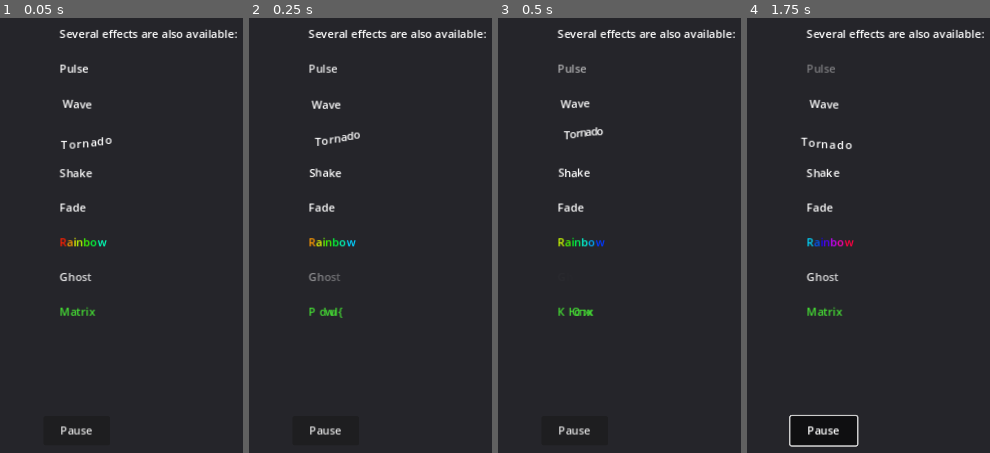
Above: before the commit, frames 1-4 (left to right).
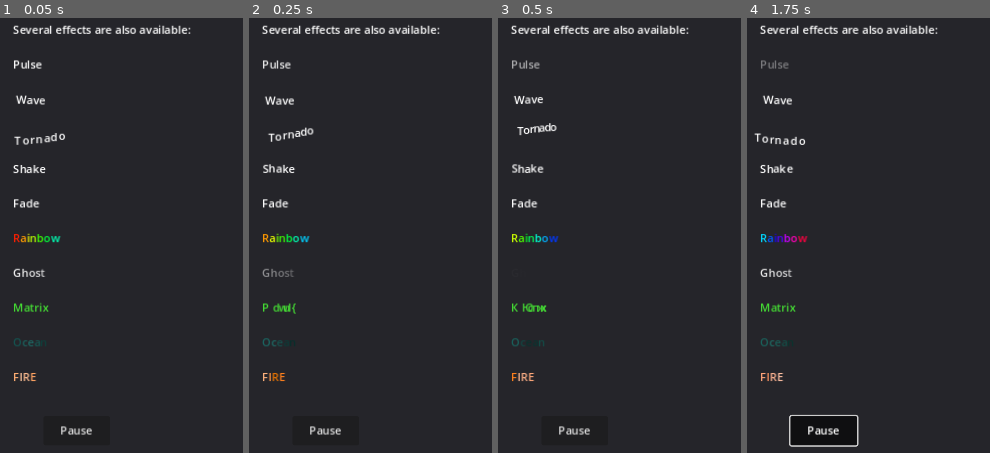
Above: after the commit, the same moments.

Repository: tommyettinger/textratrader
Game: Godot game, scene res://rich_text_bbcode.tscn
Two runs of this game, one before a commit and one after it. Both use one fixed random seed, a clock stepped at 60 frames per second and the inputs below.
Inputs:
- Up to frame 1 (0.05 s): no input
- Up to frame 2 (0.25 s): no input
- Up to frame 3 (0.5 s): no input
- Up to frame 4 (1.75 s): click "Pause" at 1.25 s

The runs differ from the first frame. In frame 1, 4.6% of the frame differs, in the area x 5-98%, y 1-84%; in frame 2, 4.5%; in frame 3, 4.2%; in frame 4, 4.5%.

Commit message:
Ocean effect uses noise!
It also can be used for FIRE!

Diff:
--- a/rich_text_bbcode.tscn
+++ b/rich_text_bbcode.tscn
@@ -1,16 +1,20 @@
-[gd_scene load_steps=9 format=3 uid="uid://oeg5vj7lpjw0"]
+[gd_scene load_steps=11 format=3 uid="uid://oeg5vj7lpjw0"]
 
 [ext_resource type="Script" path="res://rich_text_bbcode.gd" id="1"]
-[ext_resource type="Script" path="res://rich_text_ghost.gd" id="2_ud7cv"]
+[ext_resource type="Script" path="res://rich_text_ocean.gd" id="2_og3yu"]
 [ext_resource type="Script" path="res://rich_text_matrix.gd" id="3_b2nbq"]
+[ext_resource type="Script" path="res://rich_text_ghost.gd" id="4_yqcjf"]
 
 [sub_resource type="StyleBoxEmpty" id="StyleBoxEmpty_q1hwu"]
 
-[sub_resource type="RichTextEffect" id="RichTextEffect_qpjrg"]
-script = ExtResource("2_ud7cv")
-
 [sub_resource type="RichTextEffect" id="RichTextEffect_42avl"]
 script = ExtResource("3_b2nbq")
+
+[sub_resource type="RichTextEffect" id="RichTextEffect_y4jjk"]
+script = ExtResource("4_yqcjf")
+
+[sub_resource type="RichTextEffect" id="RichTextEffect_amls6"]
+script = ExtResource("2_og3yu")
 
 [sub_resource type="InputEventAction" id="InputEventAction_eu7pn"]
 action = &"toggle_pause"
@@ -41,10 +45,10 @@
 anchors_preset = 15
 anchor_right = 1.0
 anchor_bottom = 1.0
-offset_left = 23.0
-offset_top = -4.0
-offset_right = 23.0
-offset_bottom = -4.0
+offset_left = -44.0
+offset_top = -10.0
+offset_right = -44.0
+offset_bottom = -10.0
 grow_horizontal = 2
 grow_vertical = 2
 size_flags_horizontal = 2
@@ -72,9 +76,13 @@
 
 [ghost freq=5.0 span=10.0]Ghost[/ghost]
 
-[color=44DD33FF][matrix clean=2.0 dirty=1.0 span=50 speed=1]Matrix[/matrix][/color]"
+[color=44DD33FF][matrix clean=2.0 dirty=1.0 span=50 speed=1]Matrix[/matrix][/color]
+
+[ocean]Ocean[/ocean]
+
+[ocean speed=2 hue=0.14 sat=1.0 val=0.7]FIRE[/ocean]"
 context_menu_enabled = true
-custom_effects = [SubResource("RichTextEffect_qpjrg"), SubResource("RichTextEffect_42avl")]
+custom_effects = [SubResource("RichTextEffect_42avl"), SubResource("RichTextEffect_y4jjk"), SubResource("RichTextEffect_amls6")]
 selection_enabled = true
 
 [node name="Pause" type="Button" parent="."]
--- /dev/null
+++ b/rich_text_ocean.gd
@@ -0,0 +1,24 @@
+@tool
+extends RichTextEffect
+class_name RichTextOcean
+
+# Syntax: [ocean speed=2 hue=0.14 sat=1.0 val=0.7]Ocean[/ocean]
+
+# Define the tag name.
+var bbcode = "ocean"
+
+func _process_custom_fx(char_fx):
+	# Get parameters, or use the provided default value if missing.
+	var speed = char_fx.env.get("speed", 1.0) * 0.15
+	var span = char_fx.env.get("span", 40.0)
+	var hue = char_fx.env.get("hue", 0.5)
+	var sat = char_fx.env.get("sat", 0.8)
+	var val = char_fx.env.get("val", 0.25)
+
+	var progress = speed * char_fx.elapsed_time + (char_fx.range.x / float(span))
+
+# ColorUtils.hsl2rgb(NoiseUtils.octaveNoise1D(progress * 5f, 12345) * 0.15f + hue, saturation,
+#                         0.15f - Math.abs(NoiseUtils.noise1D(progress * 3f + progress * progress, -123456789)) * 0.3f + lightness, 1f)
+	char_fx.color = Color.from_ok_hsl(NoiseUtils.octaveNoise1D(progress * 1.5, 12345) * 0.1 + hue, \
+	 sat, 0.15 - absf(NoiseUtils.octaveNoise1D(progress * 0.9 + progress * progress, -123456789)) * 0.3 + val, char_fx.color.a)
+	return true
